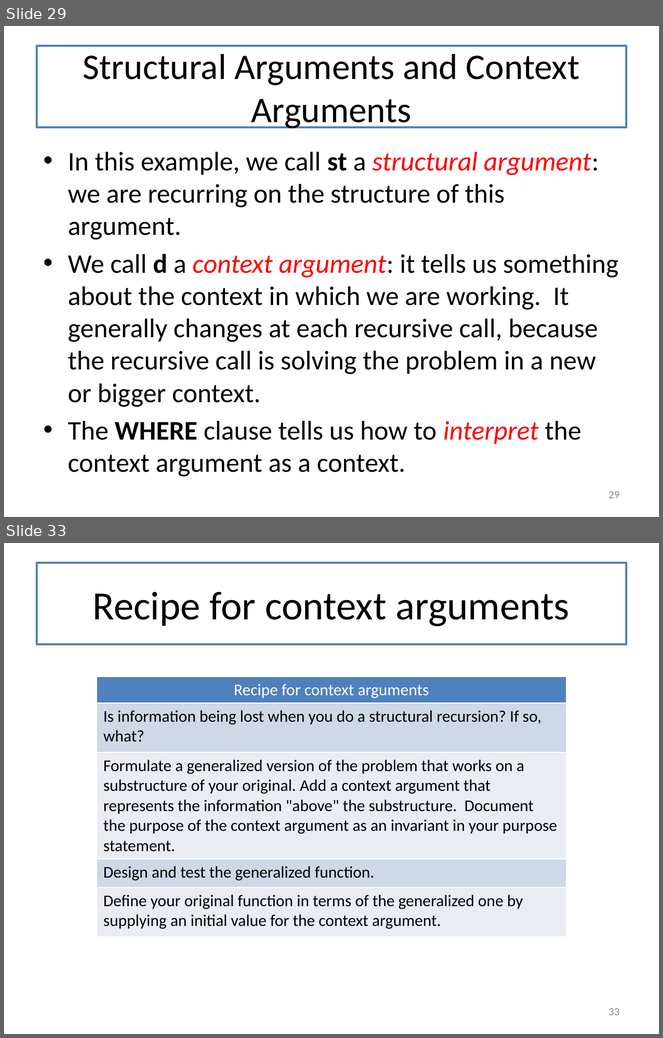
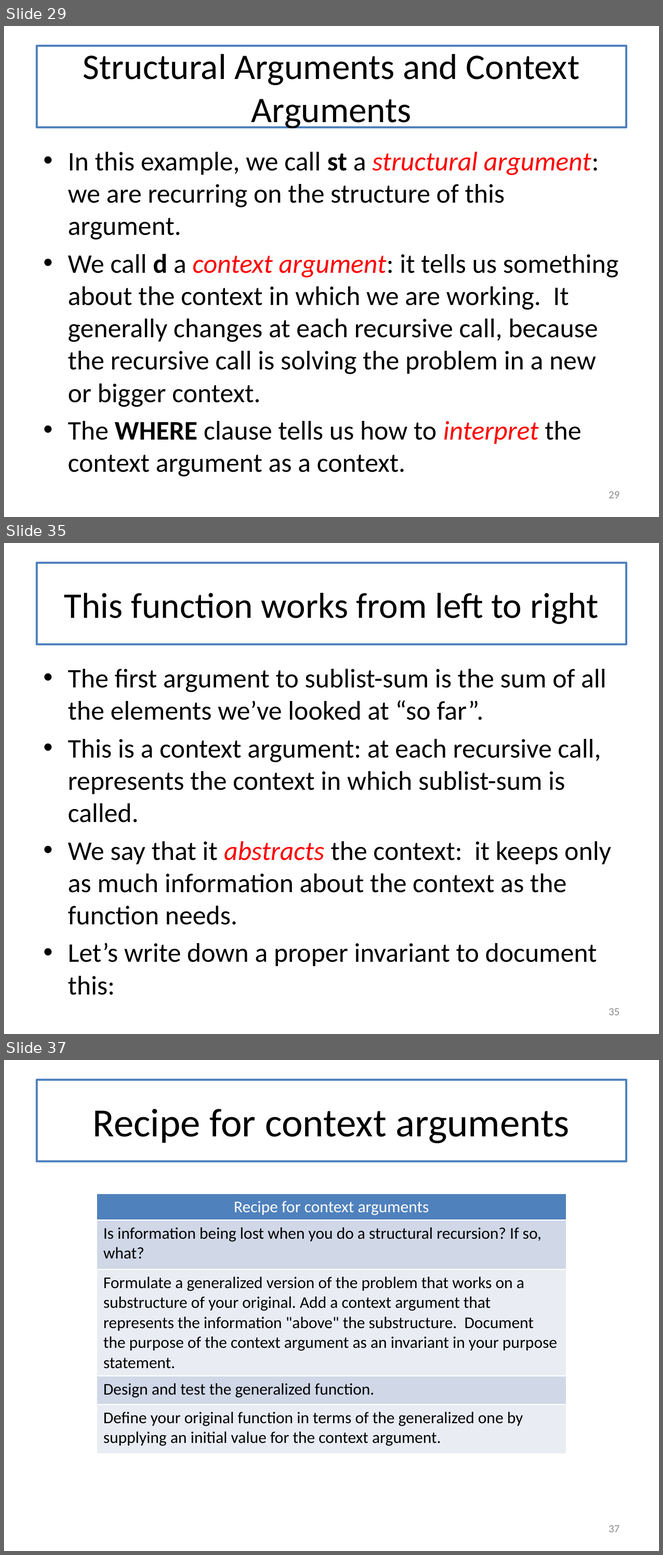
Before and after one commit to mwand/cs5010f17, a slide deck: Slides/Lesson 7.1-7.3 Invariants Combined.pptx. Shown one above the other, each under a label of ours: slides 29 and 33 before the commit, slides 29, 35 and 37 after it; the slides between them are not shown. The pictures are 663x1038 and 663x1555 pixels, drawn with LibreOffice and Linux fonts; fonts in the diff are those of the drawing. Boxes give left, top, right and bottom in pixels: in the first picture for what was removed or moved away, otherwise in the second. Text is boxed around its words. In the diff, an @@ line names an element or a change of style, - is before the commit and + after.

Commit message:
finished first draft of L7.1-7.2, need to split into separate files

```diff
--- a/Slides/Lesson 7.1-7.3 Invariants Combined.pptx
+++ b/Slides/Lesson 7.1-7.3 Invariants Combined.pptx
@@ slide 35 added at (x1=4, y1=543, x2=659, y2=1034), background #FFFFFF @@
@@ title added at (x1=37, y1=563, x2=626, y2=644), fill #FFFFFF, outline #4F81BD 2.25 pt, 39.6 pt, text #000000 @@
+This function works from left to right
@@ text added at (x1=68, y1=669, x2=611, y2=967), 29.6 pt, text #000000 @@
+• The first argument to sublist-sum is the sum of all the elements we’ve looked at “so far”.
+• This is a context argument: at each recursive call, represents the context in which sublist-sum is called.
+• We say that it abstracts the context: it keeps only as much information about the context as the function needs.
+• Let’s write down a proper invariant to document this:
@@ page number added at (x1=609, y1=1008, x2=620, y2=1016), 12 pt, text #8C8C8C @@
+35
@@ what was slide 33 is now slide 37 @@
@@ page number at (x1=609, y1=1525, x2=620, y2=1533): text changed @@
-33
+37
```
Also in this commit, not shown: 1 slide changed, 5 other slides added, 2 slides removed, 3 other files.
